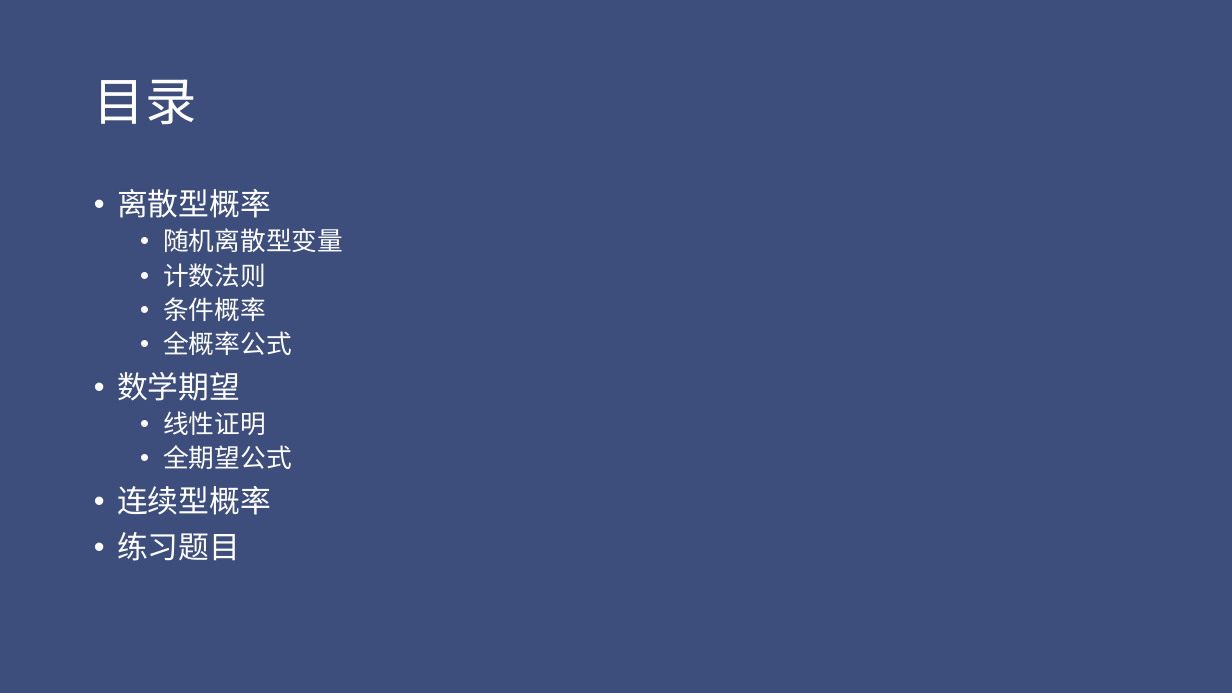
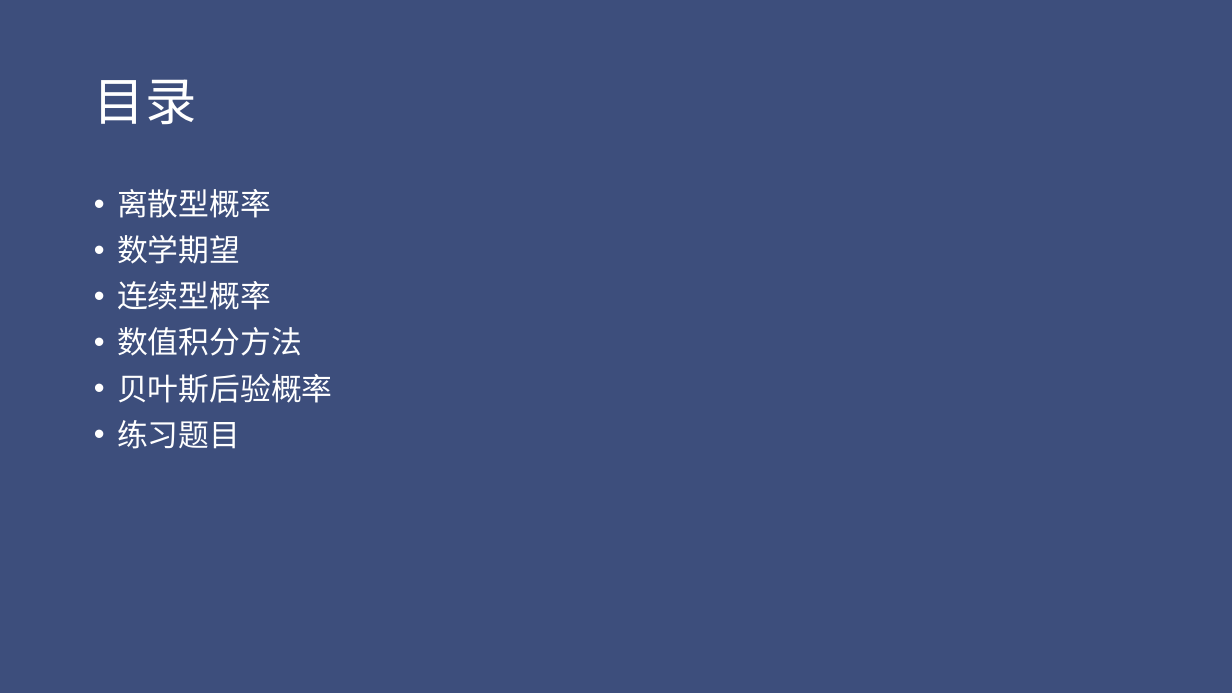
Before and after one commit to Chty-syq/OIblog, a slide deck: slide 2 of file/概率与期望.pptx. Drawn at 1232x693 pixels with LibreOffice and Linux fonts; fonts in the diff are those of the drawing. Boxes give left, top, right and bottom in pixels: in the first picture for what was removed or moved away, otherwise in the second. Text is boxed around its words. In the diff, an @@ line names an element or a change of style, - is before the commit and + after.

```diff
--- a/file/概率与期望.pptx
+++ b/file/概率与期望.pptx
@@ text at [163, 228, 343, 355]: paragraphs removed @@
-  • 随机离散型变量
-  • 计数法则
-  • 条件概率
-  • 全概率公式
@@ text at [117, 327, 333, 403]: paragraphs added @@
+• 数值积分方法
+• 贝叶斯后验概率
@@ text at [163, 411, 291, 469]: paragraphs removed @@
-  • 线性证明
-  • 全期望公式
```
Also in this commit, not shown: 9 other slides changed, 44 slides added, 3 other files.
